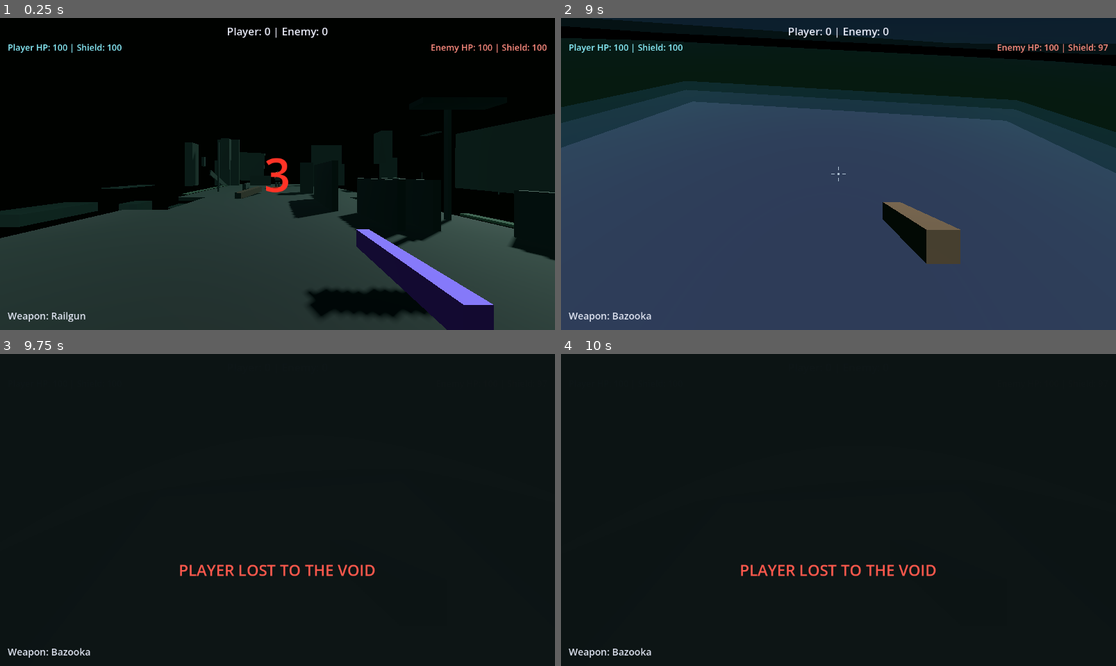
Above: before the commit, frames 1-4 (two rows, left to right).
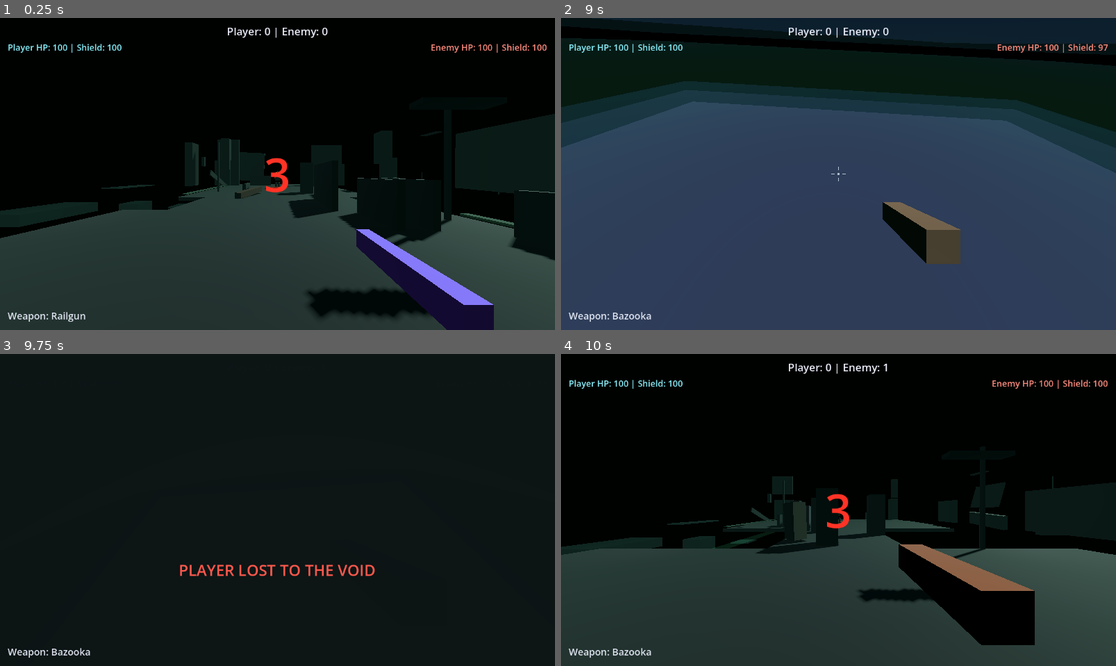
Above: after the commit, the same moments.

Repository: skyw4rp/void
Game: Godot game, scene res://scenes/main.tscn
Same seed, same stepped clock (60 frames per second), same inputs: the game is played once before the commit and once after it.
Inputs (mouse positions are in pixels of both pictures, inside the frame that each line leads up to):
- Up to frame 1 (0.25 s): no input
- Up to frame 2 (9 s): tap Enter at 0.5, 2.75 s; move the mouse to (866, 174) at 0.52 s; press the mouse at (866, 174) at 0.53 s; hold W (move_forward) 0.53-5.78 s; tap Space (jump) at 0.77, 1.52, 2, 3.02, 3.5, 3.77, 4.52, 6.02, 6.77, 7.52 s; move the mouse to (810, 174) at 1.27 s; release the mouse at (810, 174) at 1.28 s; click (810, 174) at 1.35 s; move the mouse to (849, 167) at 2.02 s; press the mouse at (849, 167) at 2.03 s; tap Shift (sprint) at 2.1, 6.6 s; move the mouse to (832, 180) at 2.77 s; release the mouse at (832, 180) at 2.78 s; tap 1 (weapon_1) at 2.85, 7.35 s; click (832, 180) at 3.05 s; move the mouse to (877, 177) at 3.52 s; hold 2 (weapon_2) 3.53-4.28 s; click (877, 177) at 3.8 s; move the mouse to (794, 170) at 4.27 s; tap 3 (weapon_3) at 4.35, 8.85 s; click (794, 170) at 4.55 s; move the mouse to (844, 174) at 5.02 s; press the mouse at (844, 174) at 5.03 s; move the mouse to (816, 167) at 5.77 s; release the mouse at (816, 167) at 5.78 s; hold D (move_right) 5.78-6.53 s; click (816, 167) at 5.85 s; move the mouse to (866, 174) at 6.52 s; press the mouse at (866, 174) at 6.53 s; hold W (move_forward) 6.53-8.78 s; move the mouse to (810, 174) at 7.27 s; release the mouse at (810, 174) at 7.28 s; click (810, 174) at 7.55 s; move the mouse to (849, 167) at 8.02 s; hold 2 (weapon_2) 8.03-8.78 s; click (849, 167) at 8.3 s; move the mouse to (832, 180) at 8.77 s; hold A (move_left) from 8.78 s (still down)
- Up to frame 3 (9.75 s): tap Space (jump) at 9.02 s; click (271, 516) at 9.05 s; tap Enter at 9.5 s; move the mouse to (316, 513) at 9.52 s; release A (move_left) at 9.53 s; press the mouse at (316, 513) at 9.53 s; hold W (move_forward) from 9.53 s (still down)
- Up to frame 4 (10 s): keep holding W (move_forward); tap Space (jump) at 9.77 s

Frames 1-3 are identical in both runs. In frame 4, 36% of the frame differs, in the area x 0-100%, y 3-100%.
Error after the commit: Parse Error: Class "VoidAudio" hides an autoload singleton. (res://scripts/environment/void_audio.gd:3)

Commit message:
Add P0 void and combat audio pass

Diff:
--- a/project.godot
+++ b/project.godot
@@ -11,9 +11,13 @@
 [application]
 
 config/name="Neon Catacombs"
+run/main_scene="res://scenes/main.tscn"
 config/features=PackedStringArray("4.6", "Forward Plus")
 config/icon="res://icon.svg"
-run/main_scene="res://scenes/main.tscn"
+
+[autoload]
+
+VoidAudio="*res://scripts/environment/void_audio.gd"
 
 [input]
 
--- /dev/null
+++ b/scripts/audio/audio_stream_factory.gd
@@ -0,0 +1,248 @@
+## Procedural placeholder AudioStreams — replace with real assets under res://audio/ (see audio/README_REPLACE_ASSETS.md).
+class_name AudioStreamFactory
+extends RefCounted
+
+const SAMPLE_RATE: int = 22050
+
+
+static func try_load_asset(path: String) -> AudioStream:
+	if path.is_empty():
+		return null
+	if not ResourceLoader.exists(path):
+		return null
+	var res: Resource = load(path)
+	if res is AudioStream:
+		return res as AudioStream
+	return null
+
+
+static func void_drone_loop() -> AudioStream:
+	var cached := try_load_asset("res://audio/void/void_drone_loop.ogg")
+	if cached:
+		return cached
+	return _make_loop(_mix_layers([
+		_layer_tone(42.0, 0.35, 1.0, 0.08),
+		_layer_tone(63.0, 0.22, 1.0, 0.06),
+		_layer_tone(84.0, 0.12, 1.0, 0.04),
+	]), 3.5)
+
+
+static func void_proximity_loop() -> AudioStream:
+	var cached := try_load_asset("res://audio/void/void_proximity_loop.ogg")
+	if cached:
+		return cached
+	return _make_loop(_noise_layer(2.8, 0.55, 180.0, 420.0), 2.2)
+
+
+static func void_wind_gust() -> AudioStream:
+	var cached := try_load_asset("res://audio/void/void_wind.ogg")
+	if cached:
+		return cached
+	return _make_one_shot(_noise_layer(1.4, 0.7, 120.0, 900.0))
+
+
+static func void_rumble() -> AudioStream:
+	var cached := try_load_asset("res://audio/void/void_rumble.ogg")
+	if cached:
+		return cached
+	return _make_one_shot(_mix_layers([
+		_layer_tone(55.0, 0.5, 0.08, 0.35),
+		_noise_layer(0.9, 0.35, 40.0, 160.0),
+	]))
+
+
+static func void_danger_pulse() -> AudioStream:
+	var cached := try_load_asset("res://audio/void/void_danger_pulse.ogg")
+	if cached:
+		return cached
+	return _make_one_shot(_mix_layers([
+		_layer_tone(38.0, 0.65, 0.02, 0.4),
+		_layer_tone(76.0, 0.2, 0.03, 0.25),
+	]))
+
+
+static func void_fall_rush() -> AudioStream:
+	var cached := try_load_asset("res://audio/void/void_fall_rush.ogg")
+	if cached:
+		return cached
+	return _make_one_shot(_noise_layer(1.8, 0.45, 200.0, 2400.0, true))
+
+
+static func void_body_rupture() -> AudioStream:
+	var cached := try_load_asset("res://audio/void/body_rupture.ogg")
+	if cached:
+		return cached
+	return _make_one_shot(_mix_layers([
+		_noise_layer(0.35, 0.8, 80.0, 2200.0),
+		_layer_tone(120.0, 0.35, 0.01, 0.12),
+	]))
+
+
+static func void_disintegration_burst() -> AudioStream:
+	var cached := try_load_asset("res://audio/void/disintegration_burst.ogg")
+	if cached:
+		return cached
+	return _make_one_shot(_mix_layers([
+		_noise_layer(0.55, 0.9, 60.0, 1800.0),
+		_layer_tone(48.0, 0.55, 0.02, 0.5),
+	]))
+
+
+static func void_distant_impact() -> AudioStream:
+	var cached := try_load_asset("res://audio/void/distant_impact.ogg")
+	if cached:
+		return cached
+	return _make_one_shot(_layer_tone(32.0, 0.4, 0.05, 1.2))
+
+
+static func void_metallic_resonance() -> AudioStream:
+	var cached := try_load_asset("res://audio/void/metallic_resonance.ogg")
+	if cached:
+		return cached
+	return _make_one_shot(_layer_tone(220.0, 0.28, 0.02, 0.9))
+
+
+static func weapon_fire(weapon: WeaponDefs.Id) -> AudioStream:
+	var name: String = WeaponDefs.get_weapon_name(weapon).to_lower()
+	var cached := try_load_asset("res://audio/combat/%s_fire.ogg" % name)
+	if cached:
+		return cached
+	match weapon:
+		WeaponDefs.Id.RAILGUN:
+			return _make_one_shot(_mix_layers([
+				_layer_tone(880.0, 0.35, 0.002, 0.06),
+				_noise_layer(0.12, 0.5, 400.0, 5000.0),
+			]))
+		WeaponDefs.Id.SHOTGUN:
+			return _make_one_shot(_noise_layer(0.22, 0.85, 90.0, 2800.0))
+		WeaponDefs.Id.BAZOOKA:
+			return _make_one_shot(_mix_layers([
+				_layer_tone(95.0, 0.55, 0.01, 0.28),
+				_noise_layer(0.35, 0.5, 50.0, 400.0),
+			]))
+	return _make_one_shot(_noise_layer(0.15, 0.5, 200.0, 2000.0))
+
+
+static func hit_confirm_shield() -> AudioStream:
+	var cached := try_load_asset("res://audio/combat/hit_shield.ogg")
+	if cached:
+		return cached
+	return _make_one_shot(_layer_tone(640.0, 0.32, 0.005, 0.08))
+
+
+static func hit_confirm_health() -> AudioStream:
+	var cached := try_load_asset("res://audio/combat/hit_health.ogg")
+	if cached:
+		return cached
+	return _make_one_shot(_mix_layers([
+		_layer_tone(180.0, 0.42, 0.01, 0.14),
+		_noise_layer(0.08, 0.35, 200.0, 1200.0),
+	]))
+
+
+static func hit_confirm_wall() -> AudioStream:
+	var cached := try_load_asset("res://audio/combat/hit_wall.ogg")
+	if cached:
+		return cached
+	return _make_one_shot(_layer_tone(140.0, 0.38, 0.008, 0.1))
+
+
+static func fighter_hurt() -> AudioStream:
+	var cached := try_load_asset("res://audio/combat/fighter_hurt.ogg")
+	if cached:
+		return cached
+	return _make_one_shot(_layer_tone(260.0, 0.36, 0.012, 0.16))
+
+
+static func _make_one_shot(samples: PackedFloat32Array) -> AudioStreamWAV:
+	return _pack_wav(samples, false)
+
+
+static func _make_loop(samples: PackedFloat32Array, loop_sec: float) -> AudioStreamWAV:
+	var stream := _pack_wav(samples, true)
+	stream.loop_mode = AudioStreamWAV.LOOP_FORWARD
+	stream.loop_begin = 0
+	stream.loop_end = int(minf(float(samples.size()), loop_sec * SAMPLE_RATE))
+	return stream
+
+
+static func _pack_wav(samples: PackedFloat32Array, _loop: bool) -> AudioStreamWAV:
+	var data := PackedByteArray()
+	data.resize(samples.size() * 2)
+	for i in samples.size():
+		var s16: int = int(clampf(samples[i], -1.0, 1.0) * 32767.0)
+		data[i * 2] = s16 & 0xFF
+		data[i * 2 + 1] = (s16 >> 8) & 0xFF
+	var stream := AudioStreamWAV.new()
+	stream.format = AudioStreamWAV.FORMAT_16_BITS
+	stream.mix_rate = SAMPLE_RATE
+	stream.stereo = false
+	stream.data = data
+	return stream
+
+
+static func _layer_tone(
+	freq: float, amp: float, attack: float, release: float, duration: float = -1.0
+) -> PackedFloat32Array:
+	if duration < 0.0:
+		duration = attack + release + 0.02
+	var count: int = maxi(1, int(duration * SAMPLE_RATE))
+	var out := PackedFloat32Array()
+	out.resize(count)
+	var phase: float = 0.0
+	for i in count:
+		var t: float = float(i) / SAMPLE_RATE
+		var env: float = _envelope(t, attack, release, duration)
+		phase += TAU * freq / SAMPLE_RATE
+		out[i] = sin(phase) * amp * env
+	return out
+
+
+static func _noise_layer(
+	duration: float,
+	amp: float,
+	hp: float,
+	lp: float,
+	rising: bool = false
+) -> PackedFloat32Array:
+	var count: int = maxi(1, int(duration * SAMPLE_RATE))
+	var out := PackedFloat32Array()
+	out.resize(count)
+	var low: float = 0.0
+	var high: float = 0.0
+	for i in count:
+		var t: float = float(i) / SAMPLE_RATE
+		var n: float = randf_range(-1.0, 1.0)
+		low += (n - low) * clampf(hp / SAMPLE_RATE, 0.0, 1.0)
+		high = lerpf(high, low, clampf(lp / SAMPLE_RATE, 0.0, 1.0))
+		var env: float = 1.0
+		if rising:
+			env = clampf(t / maxf(duration * 0.65, 0.01), 0.0, 1.0)
+		else:
+			env = _envelope(t, 0.01, duration * 0.45, duration)
+		out[i] = high * amp * env
+	return out
+
+
+static func _mix_layers(layers: Array) -> PackedFloat32Array:
+	var max_len: int = 0
+	for layer in layers:
+		if layer is PackedFloat32Array:
+			max_len = maxi(max_len, (layer as PackedFloat32Array).size())
+	var out := PackedFloat32Array()
+	out.resize(max_len)
+	for layer in layers:
+		if layer is PackedFloat32Array:
+			var src: PackedFloat32Array = layer
+			for i in mini(max_len, src.size()):
+				out[i] += src[i]
+	return out
+
+
+static func _envelope(t: float, attack: float, release: float, duration: float) -> float:
+	if t < attack:
+		return t / maxf(attack, 0.0001)
+	var remain: float = duration - t
+	if remain < release:
+		return remain / maxf(release, 0.0001)
+	return 1.0
--- /dev/null
+++ b/scripts/audio/combat_audio.gd
@@ -0,0 +1,31 @@
+## Combat SFX hooks — delegates to VoidAudio autoload (no gameplay changes).
+class_name CombatAudio
+extends RefCounted
+
+
+static func play_weapon_fire(
+	weapon: WeaponDefs.Id, world_position: Vector3, from_enemy: bool = false
+) -> void:
+	VoidAudio.play_weapon_fire(weapon, world_position, from_enemy)
+
+
+static func play_hit_confirm(
+	world_position: Vector3,
+	shield_before: int,
+	shield_after: int,
+	health_before: int,
+	health_after: int,
+	attacker_is_player: bool
+) -> void:
+	VoidAudio.play_hit_confirm(
+		world_position,
+		shield_before,
+		shield_after,
+		health_before,
+		health_after,
+		attacker_is_player
+	)
+
+
+static func play_wall_hit(world_position: Vector3, attacker_is_player: bool) -> void:
+	VoidAudio.play_wall_hit(world_position, attacker_is_player)
--- a/scripts/enemies/enemy_weapon_manager.gd
+++ b/scripts/enemies/enemy_weapon_manager.gd
@@ -93,6 +93,7 @@
 		shooter
 	)
 	print("Enemy fired %s" % WeaponDefs.get_weapon_name(_current))
+	CombatAudio.play_weapon_fire(_current, fire_origin, true)
 	shot_fired.emit(get_weapon_name())
 	var mount: Node = get_parent()
 	if mount and mount.has_method("notify_weapon_synced"):
--- a/scripts/environment/void_audio.gd
+++ b/scripts/environment/void_audio.gd
@@ -1,43 +1,355 @@
-## Placeholder void audio — prints until real assets are wired.
+## VOID audio director — void ambience, proximity, danger pulses, combat feedback.
+## Autoload: plays procedural placeholders until real assets exist (see audio/README_REPLACE_ASSETS.md).
 class_name VoidAudio
-extends RefCounted
+extends Node
+
+const SFX_3D_POOL_SIZE: int = 10
+const HIT_SOUND_COOLDOWN_SEC: float = 0.045
+
+@export var master_volume_db: float = 0.0
+@export var void_ambience_volume_db: float = -16.0
+@export var void_proximity_volume_db: float = -22.0
+@export var combat_volume_db: float = -4.0
+@export var enemy_combat_volume_db: float = -7.0
+
+static var _instance: VoidAudio
+
+var _ambience_player: AudioStreamPlayer
+var _proximity_player: AudioStreamPlayer
+var _fall_player: AudioStreamPlayer
+var _sfx_3d_pool: Array[AudioStreamPlayer3D] = []
+var _pool_index: int = 0
+
+var _streams_ready: bool = false
+var _proximity_depth: float = 0.0
+var _edge_proximity: float = 0.0
+var _falling: bool = false
+var _danger_band: int = -1
+var _danger_pulse_cooldown: float = 0.0
+var _last_hit_sound_time: float = -1.0
+var _rng: RandomNumberGenerator = RandomNumberGenerator.new()
+
+
+func _ready() -> void:
+	_instance = self
+	_rng.randomize()
+	_build_players()
+	_cache_streams()
+	_start_void_ambience()
+
+
+func _process(delta: float) -> void:
+	_danger_pulse_cooldown = maxf(_danger_pulse_cooldown - delta, 0.0)
+	_update_proximity_loop()
+
+
+# --- Static void API (backward compatible) ---
 
 
 static func play_void_wind() -> void:
-	print("[Void audio] Void wind — distant, sourceless")
+	_play_static_stream(AudioStreamFactory.void_wind_gust(), -6.0)
 
 
 static func play_void_drone() -> void:
-	print("[Void audio] Deep void drone — low rumble")
+	if _instance:
+		_instance._start_void_ambience()
 
 
 static func play_body_rupture() -> void:
-	print("[Void audio] Body rupture — wet metallic")
+	_play_static_stream(AudioStreamFactory.void_body_rupture(), 2.0)
 
 
 static func play_disintegration_burst() -> void:
-	print("[Void audio] Disintegration burst — long reverb tail")
+	_play_static_stream(AudioStreamFactory.void_disintegration_burst(), 0.0)
 
 
 static func play_void_absorption(silent: bool) -> void:
 	if silent:
-		print("[Void audio] (silence — unknown destination)")
-	else:
-		print("[Void audio] Distant impact echo — never arrives")
+		return
+	_play_static_stream(AudioStreamFactory.void_distant_impact(), -8.0)
 
 
 static func play_metallic_resonance() -> void:
-	print("[Void audio] Metallic resonance — bridge tremor")
+	_play_static_stream(AudioStreamFactory.void_metallic_resonance(), -10.0)
 
 
 static func maybe_play_random_abyss_ambience() -> void:
-	if randf() > 0.72:
-		return
-	var roll: int = randi() % 3
-	match roll:
+	if _instance == null:
+		return
+	if _instance._rng.randf() > 0.72:
+		return
+	match _instance._rng.randi() % 3:
 		0:
 			play_void_drone()
 		1:
 			play_void_wind()
 		2:
 			play_metallic_resonance()
+
+
+static func update_void_proximity(
+	depth_t: float,
+	world_y: float,
+	falling: bool,
+	edge_proximity_t: float = 0.0
+) -> void:
+	if _instance == null:
+		return
+	_instance._proximity_depth = clampf(depth_t, 0.0, 1.0)
+	_instance._edge_proximity = clampf(edge_proximity_t, 0.0, 1.0)
+	_instance._falling = falling
+	_instance._update_danger_bands(depth_t, world_y, falling)
+
+
+# --- Static combat API ---
+
+
+static func play_weapon_fire(
+	weapon: WeaponDefs.Id, world_position: Vector3, from_enemy: bool = false
+) -> void:
+	if _instance == null:
+		return
+	_instance._play_weapon_fire_impl(weapon, world_position, from_enemy)
+
+
+static func play_hit_confirm(
+	world_position: Vector3,
+	shield_before: int,
+	shield_after: int,
+	health_before: int,
+	health_after: int,
+	attacker_is_player: bool
+) -> void:
+	if _instance == null:
+		return
+	_instance._play_hit_confirm_impl(
+		world_position,
+		shield_before,
+		shield_after,
+		health_before,
+		health_after,
+		attacker_is_player
+	)
+
+
+static func play_wall_hit(world_position: Vector3, attacker_is_player: bool) -> void:
+	if _instance == null:
+		return
+	_instance._play_at_3d(
+		AudioStreamFactory.hit_confirm_wall(),
+		world_position,
+		-10.0 if attacker_is_player else -14.0,
+		_instance._rng.randf_range(0.92, 1.05)
+	)
+
+
+static func compute_edge_proximity(player_world: Vector3) -> float:
+	var tree: SceneTree = Engine.get_main_loop() as SceneTree
+	if tree == null:
+		return 0.0
+	var gen: Node = tree.get_first_node_in_group("arena_generator")
+	if gen == null or not gen.has_method("get_current_arena_bounds"):
+		return 0.0
+	var bounds: Dictionary = gen.call("get_current_arena_bounds")
+	if bounds.is_empty():
+		return 0.0
+	var center: Vector3 = bounds.get("center", Vector3.ZERO)
+	var danger_hx: float = float(bounds.get("danger_half_x", 8.0))
+	var danger_hz: float = float(bounds.get("danger_half_z", 8.0))
+	var margin: float = 2.4
+	var dx: float = danger_hx - absf(player_world.x - center.x)
+	var dz: float = danger_hz - absf(player_world.z - center.z)
+	var edge_dist: float = minf(dx, dz)
+	return 1.0 - clampf(edge_dist / margin, 0.0, 1.0)
+
+
+# --- Internal ---
+
+
+func _build_players() -> void:
+	_ambience_player = AudioStreamPlayer.new()
+	_ambience_player.name = "VoidAmbience"
+	_ambience_player.bus = &"Master"
+	add_child(_ambience_player)
+
+	_proximity_player = AudioStreamPlayer.new()
+	_proximity_player.name = "VoidProximity"
+	_proximity_player.bus = &"Master"
+	add_child(_proximity_player)
+
+	_fall_player = AudioStreamPlayer.new()
+	_fall_player.name = "VoidFallRush"
+	_fall_player.bus = &"Master"
+	add_child(_fall_player)
+
+	var pool_root := Node3D.new()
+	pool_root.name = "CombatSfx3D"
+	add_child(pool_root)
+	for i in SFX_3D_POOL_SIZE:
+		var p := AudioStreamPlayer3D.new()
+		p.name = "Sfx3D_%d" % i
+		p.bus = &"Master"
+		p.max_distance = 64.0
+		p.attenuation_model = AudioStreamPlayer3D.ATTENUATION_INVERSE_DISTANCE
+		p.unit_size = 4.0
+		pool_root.add_child(p)
+		_sfx_3d_pool.append(p)
+
+
+func _cache_streams() -> void:
+	_streams_ready = true
+
+
+func _start_void_ambience() -> void:
+	if not _streams_ready or _ambience_player == null:
+		return
+	var stream: AudioStream = AudioStreamFactory.void_drone_loop()
+	if stream == null:
+		return
+	_ambience_player.stream = stream
+	_ambience_player.volume_db = void_ambience_volume_db + master_volume_db
+	if not _ambience_player.playing:
+		_ambience_player.play()
+
+
+func _update_proximity_loop() -> void:
+	if _proximity_player == null:
+		return
+	var stream: AudioStream = AudioStreamFactory.void_proximity_loop()
+	if _proximity_player.stream != stream:
+		_proximity_player.stream = stream
+
+	var depth_mix: float = maxf(_proximity_depth, _edge_proximity * 0.65)
+	if _falling:
+		depth_mix = maxf(depth_mix, 0.55)
+
+	if depth_mix < 0.04 and not _falling:
+		if _proximity_player.playing:
+			_proximity_player.volume_db = -80.0
+		return
+
+	if not _proximity_player.playing and stream != null:
+		_proximity_player.play()
+
+	var target_db: float = lerpf(-42.0, void_proximity_volume_db, depth_mix) + master_volume_db
+	_proximity_player.volume_db = lerpf(_proximity_player.volume_db, target_db, 0.12)
+
+	if _falling and _fall_player and not _fall_player.playing:
+		var rush: AudioStream = AudioStreamFactory.void_fall_rush()
+		if rush:
+			_fall_player.stream = rush
+			_fall_player.volume_db = -10.0 + master_volume_db
+			_fall_player.play()
+	elif not _falling and _fall_player and _fall_player.playing:
+		_fall_player.stop()
+
+
+func _update_danger_bands(depth_t: float, world_y: float, falling: bool) -> void:
+	var band: int = -1
+	if falling or world_y < GameBalance.VOID_FALL_WARNING_Y:
+		if depth_t >= 0.75:
+			band = 3
+		elif depth_t >= 0.45:
+			band = 2
+		elif depth_t >= 0.2 or world_y < GameBalance.VOID_FALL_WARNING_Y:
+			band = 1
+	elif _edge_proximity > 0.55:
+		band = 0
+
+	if band > _danger_band and _danger_pulse_cooldown <= 0.0:
+		_play_danger_pulse(band)
+	_danger_band = band
+
+
+func _play_danger_pulse(band: int) -> void:
+	_danger_pulse_cooldown = 0.85 - float(band) * 0.12
+	var stream: AudioStream = AudioStreamFactory.void_danger_pulse()
+	if stream == null:
+		return
+	_play_at_3d(stream, _listener_position(), -6.0 - float(band) * 2.0, 0.85 + float(band) * 0.06)
+
+
+func _play_weapon_fire_impl(
+	weapon: WeaponDefs.Id, world_position: Vector3, from_enemy: bool
+) -> void:
+	var stream: AudioStream = AudioStreamFactory.weapon_fire(weapon)
+	if stream == null:
+		return
+	var vol: float = enemy_combat_volume_db if from_enemy else combat_volume_db
+	var pitch: float = _rng.randf_range(0.94, 1.06)
+	if from_enemy:
+		pitch *= _rng.randf_range(0.92, 0.98)
+	_play_at_3d(stream, world_position, vol + master_volume_db, pitch)
+
+
+func _play_hit_confirm_impl(
+	world_position: Vector3,
+	shield_before: int,
+	shield_after: int,
+	health_before: int,
+	health_after: int,
+	attacker_is_player: bool
+) -> void:
+	var now: float = Time.get_ticks_msec() / 1000.0
+	if now - _last_hit_sound_time < HIT_SOUND_COOLDOWN_SEC:
+		return
+	_last_hit_sound_time = now
+
+	var stream: AudioStream = null
+	var vol_offset: float = 0.0
+	if shield_after < shield_before:
+		stream = AudioStreamFactory.hit_confirm_shield()
+		vol_offset = -4.0
+	elif health_after < health_before:
+		stream = AudioStreamFactory.hit_confirm_health()
+		vol_offset = 0.0
+		_play_fighter_hurt_at(world_position)
+	else:
+		return
+
+	if stream == null:
+		return
+	var vol: float = combat_volume_db + vol_offset
+	if not attacker_is_player:
+		vol = enemy_combat_volume_db + vol_offset
+	_play_at_3d(stream, world_position, vol + master_volume_db, _rng.randf_range(0.95, 1.08))
+
+
+func _play_fighter_hurt_at(world_position: Vector3) -> void:
+	var stream: AudioStream = AudioStreamFactory.fighter_hurt()
+	if stream == null:
+		return
+	_play_at_3d(stream, world_position, -8.0 + master_volume_db, _rng.randf_range(0.9, 1.05))
+
+
+func _play_at_3d(
+	stream: AudioStream, world_position: Vector3, volume_db: float, pitch_scale: float
+) -> void:
+	if stream == null or _sfx_3d_pool.is_empty():
+		return
+	var player: AudioStreamPlayer3D = _sfx_3d_pool[_pool_index]
+	_pool_index = (_pool_index + 1) % _sfx_3d_pool.size()
+	player.global_position = world_position
+	player.stream = stream
+	player.volume_db = volume_db
+	player.pitch_scale = pitch_scale
+	player.play()
+
+
+func _listener_position() -> Vector3:
+	var tree: SceneTree = get_tree()
+	if tree == null:
+		return Vector3.ZERO
+	var cam: Camera3D = tree.root.get_viewport().get_camera_3d()
+	if cam:
+		return cam.global_position
+	var player: Node3D = tree.get_first_node_in_group("player") as Node3D
+	if player:
+		return player.global_position
+	return Vector3.ZERO
+
+
+static func _play_static_stream(stream: AudioStream, volume_db: float) -> void:
+	if _instance == null or stream == null:
+		return
+	_instance._play_at_3d(stream, _instance._listener_position(), volume_db + _instance.master_volume_db, 1.0)
--- a/scripts/environment/void_gas_controller.gd
+++ b/scripts/environment/void_gas_controller.gd
@@ -60,6 +60,11 @@
 
 	if _distant_arch and _distant_arch.has_method("apply_depth_fade"):
 		_distant_arch.call("apply_depth_fade", depth_t, sample_y)
+
+	var edge_t: float = 0.0
+	if _player_camera:
+		edge_t = VoidAudio.compute_edge_proximity(_player_camera.global_position)
+	VoidAudio.update_void_proximity(depth_t, sample_y, _falling, edge_t)
 
 
 func get_last_depth_t() -> float:
--- a/scripts/weapons/push_hit_resolver.gd
+++ b/scripts/weapons/push_hit_resolver.gd
@@ -222,6 +222,10 @@
 			body.call("damage_cover", amount, attacker, direction, force, source)
 		if _is_player_attacker(attacker) and body.is_inside_tree():
 			Crosshair.notify_player_hit_cover(body.get_tree())
+		var cover_pos: Vector3 = origin
+		if cover_pos.length_squared() < 0.001 and body is Node3D:
+			cover_pos = (body as Node3D).global_position
+		CombatAudio.play_wall_hit(cover_pos, _is_player_attacker(attacker))
 		return
 	var stats: CombatStats = body.get_node_or_null("CombatStats") as CombatStats
 	if stats:
@@ -235,6 +239,18 @@
 		var shield_before: int = stats.shield
 		var health_before: int = stats.health
 		stats.apply_damage(amount, attacker)
+		var hit_pos_audio: Vector3 = hit_pos
+		if hit_pos_audio.length_squared() > 1e8 and body is Node3D:
+			hit_pos_audio = (body as Node3D).global_position
+		if body.is_inside_tree():
+			CombatAudio.play_hit_confirm(
+				hit_pos_audio,
+				shield_before,
+				stats.shield,
+				health_before,
+				stats.health,
+				_is_player_attacker(attacker)
+			)
 		if _is_player_attacker(attacker) and body.is_in_group("arena_opponent"):
 			Crosshair.notify_player_damage_to(
 				body.get_tree(), body, shield_before, health_before
--- a/scripts/weapons/weapon_manager.gd
+++ b/scripts/weapons/weapon_manager.gd
@@ -77,6 +77,7 @@
 	)
 	if _current == WeaponDefs.Id.RAILGUN:
 		print("Railgun")
+	CombatAudio.play_weapon_fire(_current, origin + base_dir * 0.35, false)
 	shot_fired.emit()
 	return true
 
Not shown, added: .cursor/rules/void-design.mdc
Not shown, changed: docs/PROTOTYPE.md
Not shown, added: docs/VOID_DESIGN_PHILOSOPHY.md
Not shown, added: docs/VOID_PROTOTYPE_AUDIT.md
Not shown, changed: docs/audio/AUDIO.md
